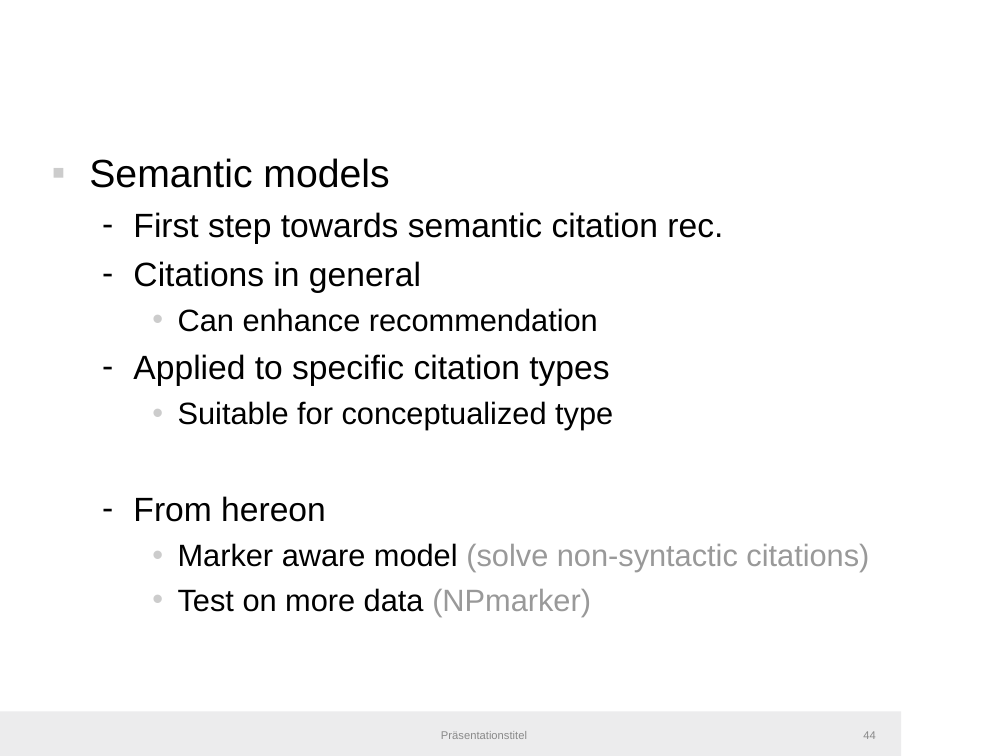
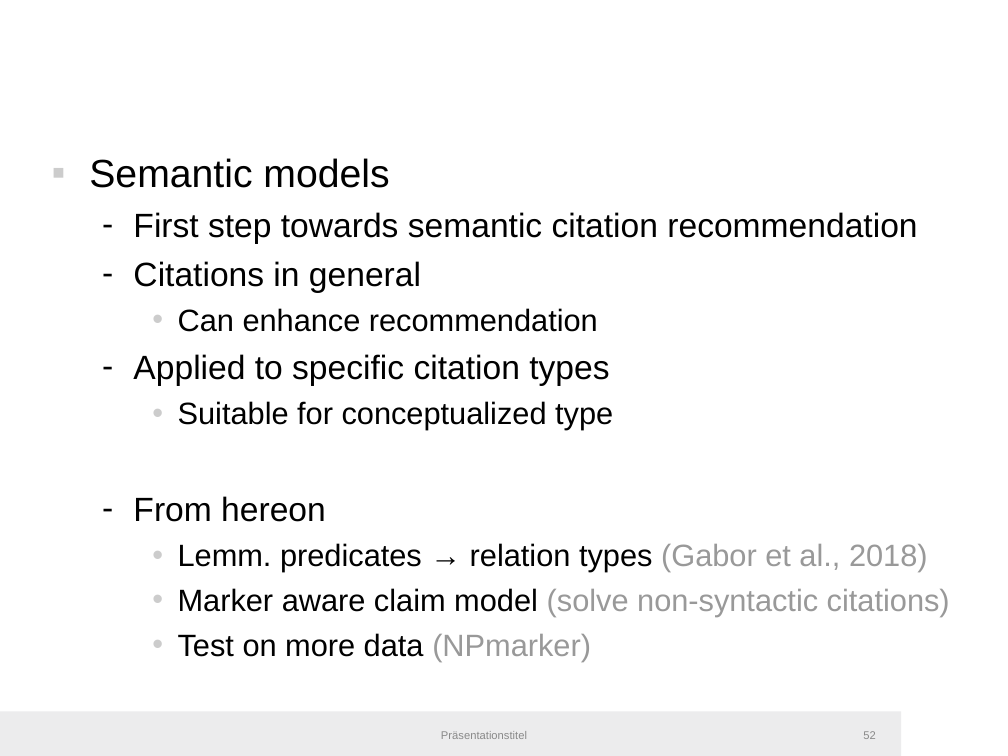
Before and after one commit to IllDepence/master_thesis, a slide deck: slide 52 of pres/pres.odp (slide 44 before the commit). Drawn at 1008x756 pixels with LibreOffice and Linux fonts; fonts in the diff are those of the drawing; background and template pictures are left out. Boxes give left, top, right and bottom in pixels: in the first picture for what was removed or moved away, otherwise in the second. Text is boxed around its words. In the diff, an @@ line names an element or a change of style, - is before the commit and + after.

```diff
--- a/pres/pres.odp
+++ b/pres/pres.odp
@@ text at box(133, 212, 917, 244): text changed @@
-  – First step towards semantic citation rec.
+  – First step towards semantic citation recommendation
@@ text at box(178, 543, 950, 617): text changed; text colour #999999 to #000000 @@
-    • Marker aware model (solve non-syntactic citations)
+    • Lemm. predicates → relation types (Gabor et al., 2018)
+    • Marker aware claim model (solve non-syntactic citations)
@@ page number at box(863, 731, 875, 739): text changed @@
-44
+52
```
Also in this commit, not shown: 10 other slides changed, 10 slides added, 4 slides removed, 5 other files.
